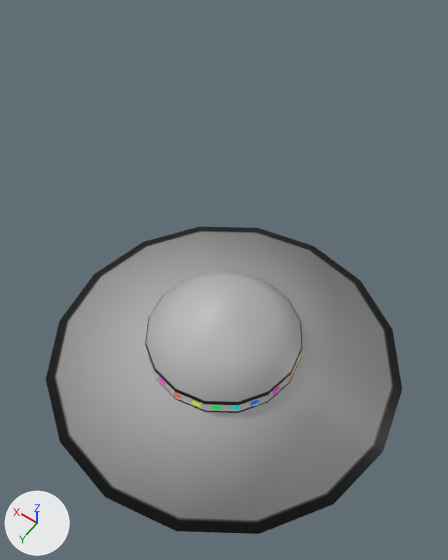
A saved change to the Blender file assets/Ufo.blend.
One viewpoint serves both versions: a 50 mm camera at (-1.07, 1.51, 3.05) aimed at (0.26, -0.37, 0.11). The axes (+X, +Y, +Z) are drawn at lower left. The lights are the same throughout.

Names of what the first picture shows: 'Ufo'.
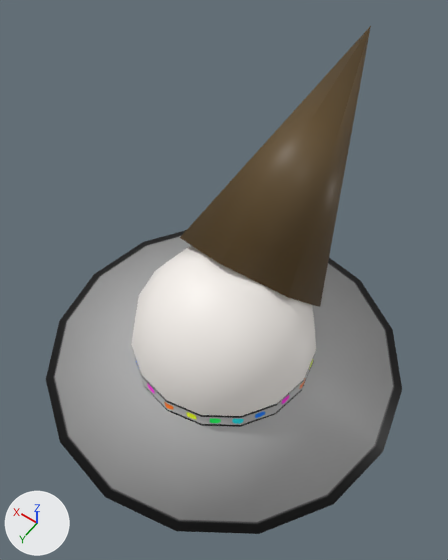
The change, as a list of edits to the scene's bpy script:
```text
Change me_ufo:
    used by ob_ufo; location = (0.0, 0.0, 0.0)
    remove me_ufo.from_pydata(...)  # 98 vertices, 112 faces; spans x -1.0..1.0, y -1.0..1.0, z -0.3..0.5
    add me_ufo.from_pydata(...)  # 123 vertices, 142 faces; spans x -1.0..1.0, y -1.31..1.0, z -0.3..1.37
    me_ufo part 1
    1 vertex is removed from x 0.0, y 0.0, z 0.5
    16 faces are deleted
    64 vertices move from x -0.43..0.43, y -0.43..0.43, z 0.12..0.49 to x -0.5..0.5, y -0.5..0.5, z 0.11..0.58
    26 vertices are added at x -0.38..0.44, y -1.31..0.19, z 0.16..1.37
    46 new faces join them
    me_ufo part 2: 32 kept faces spanning x -0.5..0.5, y -0.5..0.5, z 0.23..0.58 get new texture (UV) coordinates
```

Pixel boxes [x1, y1, x2, y2] of what changed, in the pictures (448 x 560 px):
'Ufo', reshaped (65% taller): before [46, 226, 402, 534]; after [46, 26, 402, 534]
part 1 of me_ufo, built on: before [51, 226, 397, 526]; after [51, 26, 397, 526]
part 2 of me_ufo, surface changed: before [145, 272, 303, 404]; after [131, 262, 316, 416]
